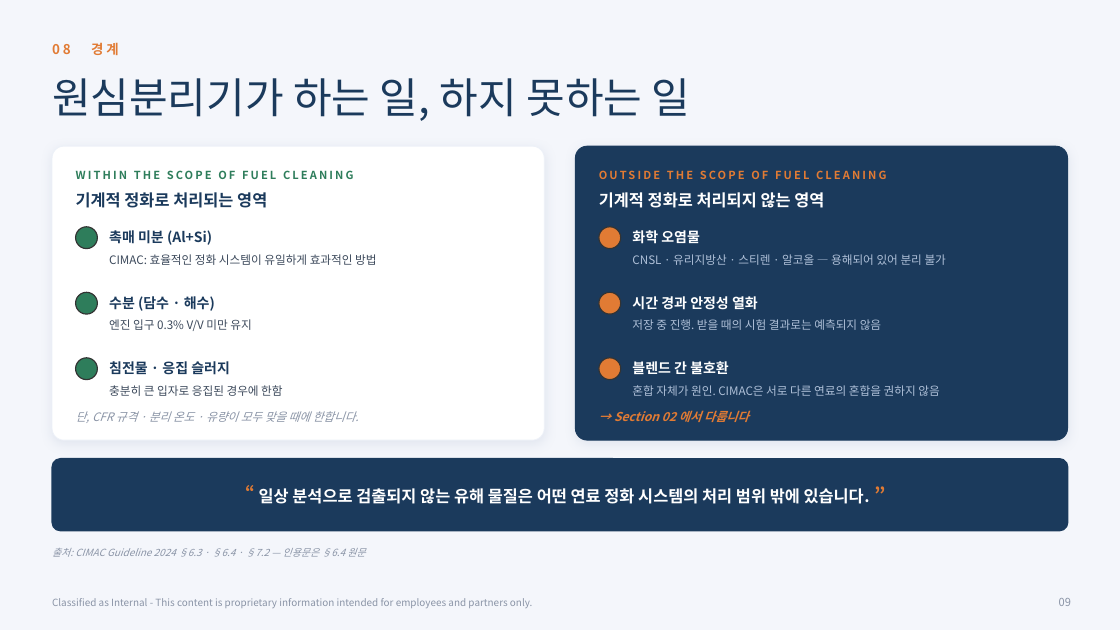
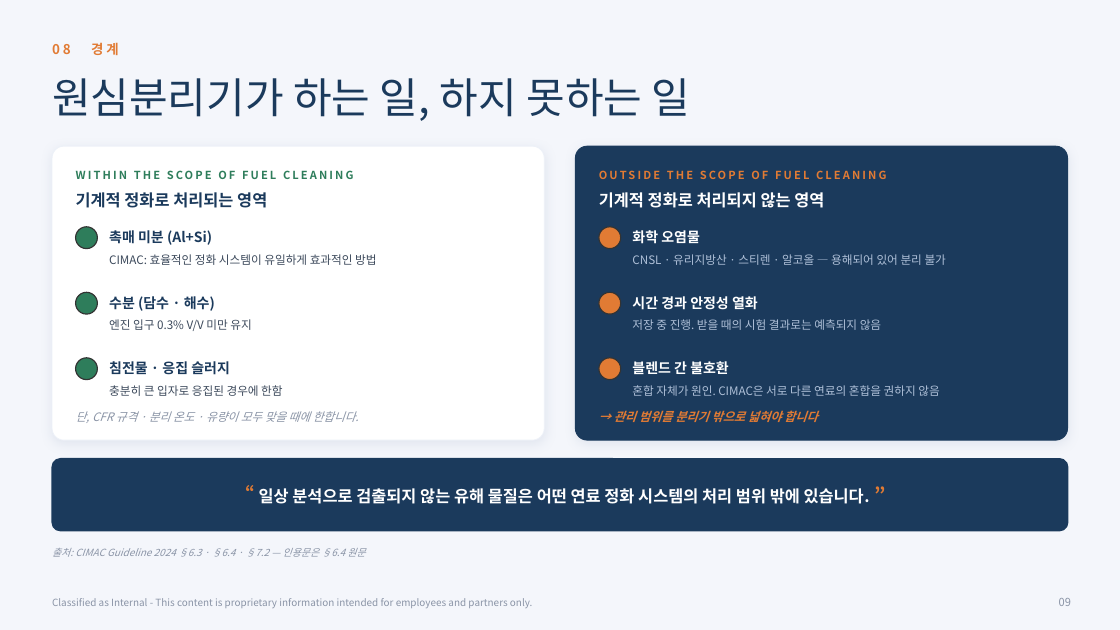
Before and after one commit to dotjdsla-byte/github-test, a slide deck: slide 9 of deck/fuel_section01.pptx. Drawn at 1120x630 pixels with LibreOffice and Linux fonts; fonts in the diff are those of the drawing. Boxes give left, top, right and bottom in pixels: in the first picture for what was removed or moved away, otherwise in the second. Text is boxed around its words. In the diff, an @@ line names an element or a change of style, - is before the commit and + after.

```diff
--- a/deck/fuel_section01.pptx
+++ b/deck/fuel_section01.pptx
@@ text at bbox=[614, 410, 818, 422]: text changed @@
-→ Section 02 에서 다룹니다
+→ 관리 범위를 분리기 밖으로 넓혀야 합니다
```
Also in this commit, not shown: 1 other slide changed, 2 slides added, 1 other file.
